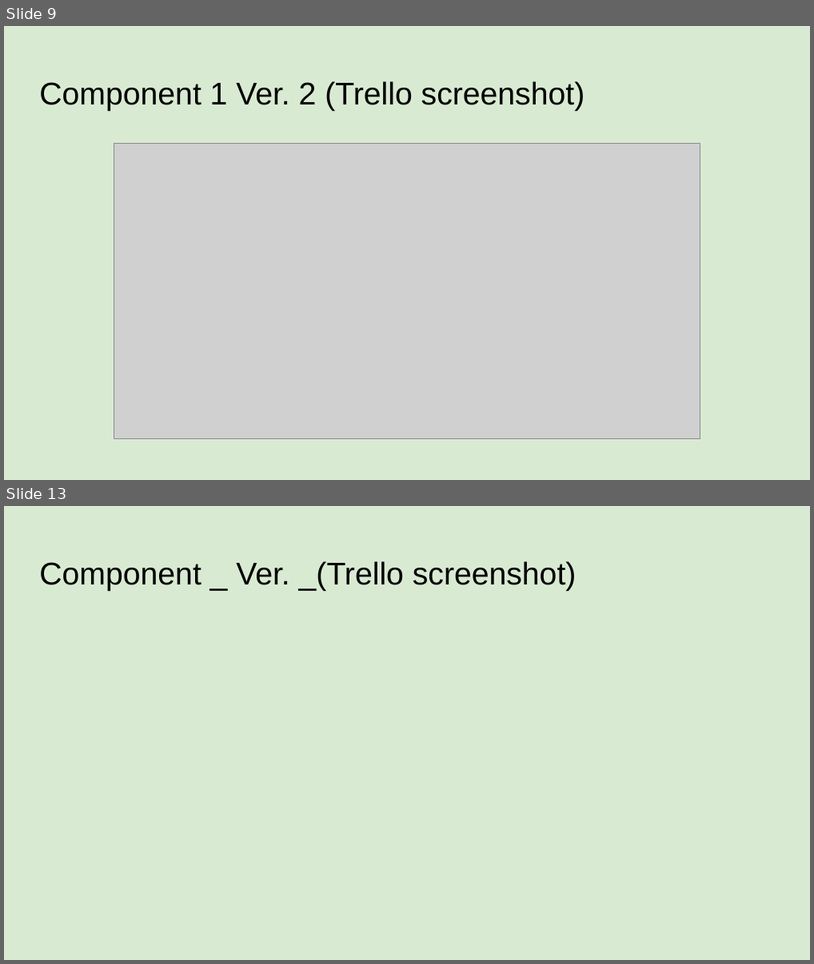
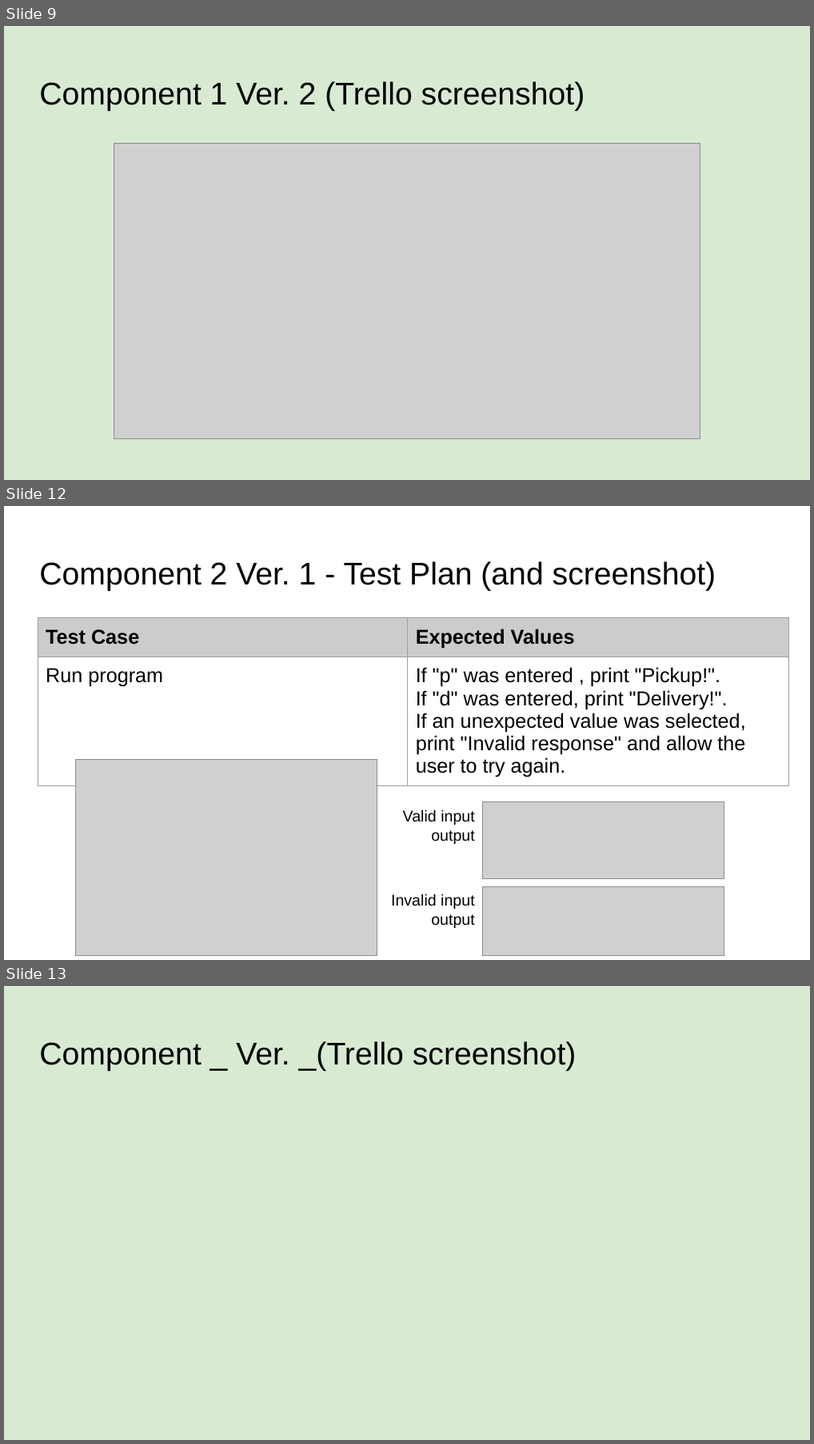
Before and after one commit to sinedotwav-e/pizzabot, a slide deck: pizzapowerpoint.pptx. Shown one above the other, each under a label of ours: slides 9 and 13 before the commit, slides 9, 12 and 13 after it; the slides between them are not shown. The pictures are 814x964 and 814x1444 pixels, drawn with LibreOffice and Linux fonts; fonts in the diff are those of the drawing; grey boxes stand for pictures. Boxes give left, top, right and bottom in pixels: in the first picture for what was removed or moved away, otherwise in the second. Text is boxed around its words. In the diff, an @@ line names an element or a change of style, - is before the commit and + after.

Commit message:
Created deliverypickup_v2
Created deliverypickup_v2. Modified deliverypickup_v1. Added several images to "pptx_files".

```diff
--- a/pizzapowerpoint.pptx
+++ b/pizzapowerpoint.pptx
@@ slide 12 added at <box>4,506,810,960</box>, background #FFFFFF @@
@@ title added at <box>39,561,717,591</box>, 28 pt, text #000000 @@
+Component 2 Ver. 1 - Test Plan (and screenshot)
@@ table added at <box>38,618,790,796</box>, 2 rows, 2 columns @@
+Test Case | Expected Values
+Run program | If "p" was entered , print "Pickup!". / If "d" was entered, print "Delivery!". / If an unexpected value was selected, print "Invalid response" and allow the user to try again.
@@ picture added at <box>76,760,378,955</box> @@
@@ text added at <box>403,809,475,844</box>, 14 pt, text #000000 @@
+Valid input
+output
@@ picture added at <box>483,802,725,879</box> @@
@@ picture added at <box>483,887,725,955</box> @@
@@ text added at <box>391,893,475,928</box>, 14 pt, text #000000 @@
+Invalid input
+output
```
Also in this commit, not shown: 2 slides changed, 1 other slide added, 7 other files.
